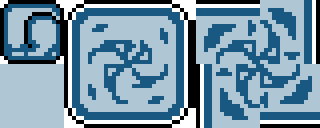
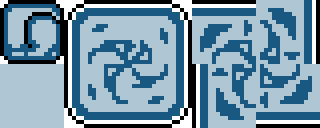
Comparing the layer stacks of the two 320 x 128 images. Changes:
renamed "Background" to "spr_ocean_blocks.png", painted on it over left=192, top=0, right=260, bottom=128
